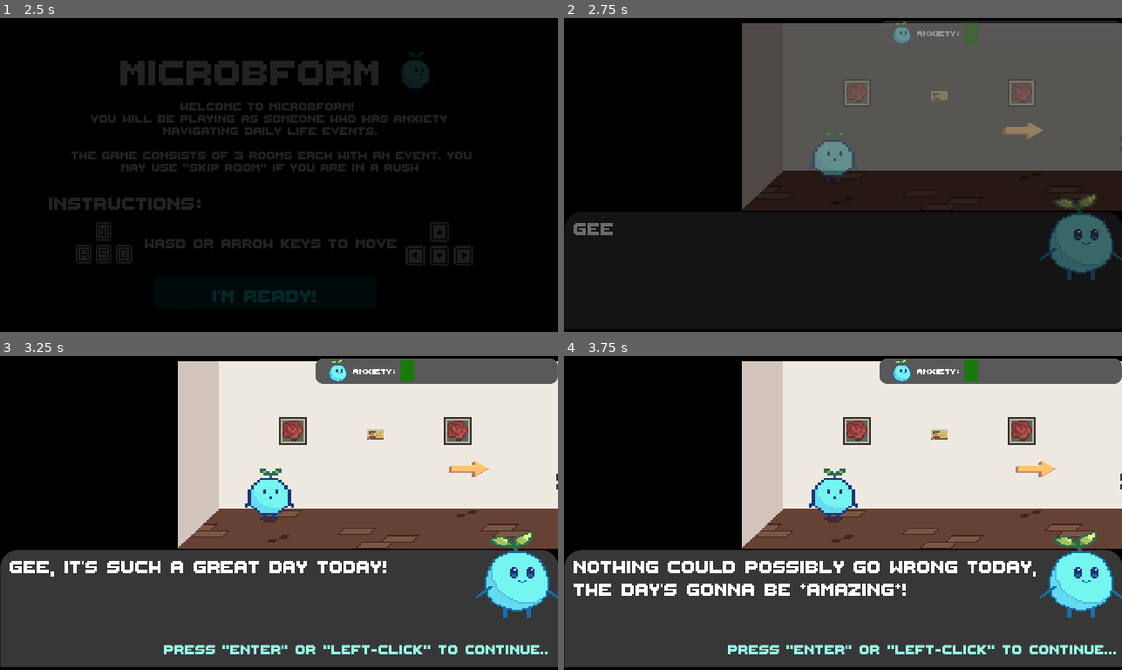
Above: before the commit, frames 1-4 (two rows, left to right).
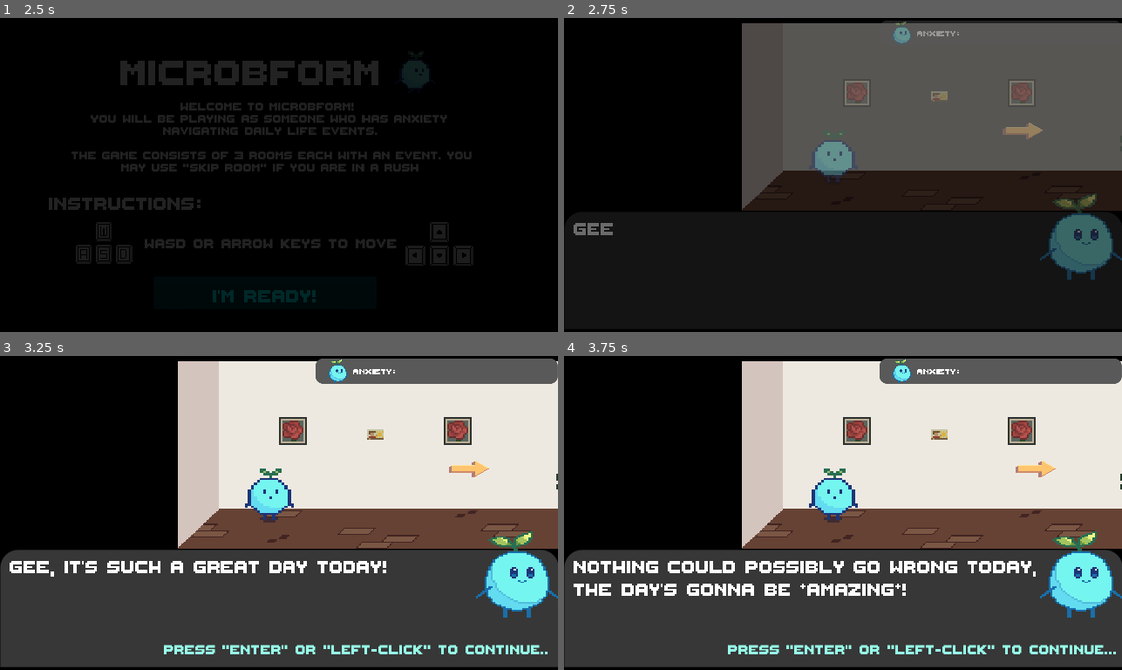
Above: after the commit, the same moments.

Repository: Tkaixiang/Microbform
Game: Godot game, scene res://Rooms/World.tscn
The game is run twice, just before and just after one commit, with the same random seed, the same clock (stepped at 60 frames per second) and the same inputs.
Inputs (mouse positions are in pixels of both pictures, inside the frame that each line leads up to):
- Up to frame 1 (2.5 s): tap Enter (enter) at 0.5, 0.6 s; move the mouse to (401, 159) at 0.52 s; hold Right (ui_right) 0.53-1.25 s; click (401, 159) at 0.67 s; click "Start Game" at 1.25 s; click "i'm ready!" at 2 s
- Up to frame 2 (2.75 s): no input
- Up to frame 3 (3.25 s): drag from (167, 528) to (267, 503) at 2.77 s
- Up to frame 4 (3.75 s): tap Enter (enter) at 3.5, 3.6 s; move the mouse to (898, 443) at 3.52 s; hold Right (ui_right) from 3.53 s (still down)

Frame 1 is identical in both runs. In frame 2, 0.2% of the frame differs, in the area x 71-75%, y 1-9%; in frame 3, 0.2%; in frame 4, 0.2%.

Commit message:
bug fixes

Diff:
--- a/Mindfulhacks/Rooms/FinalScene.gd
+++ b/Mindfulhacks/Rooms/FinalScene.gd
@@ -121,3 +121,4 @@
 
 func _on_Back_pressed():
 	world.gotoScene("res://Rooms/MainMenu.tscn")
+	world.resetAll()
--- a/Mindfulhacks/Rooms/World.gd
+++ b/Mindfulhacks/Rooms/World.gd
@@ -7,7 +7,7 @@
 var scenePath = ""
 var doorDoneState = [false, false, false]
 var doorDones = 0
-var anxietyMeter = 0.1
+var anxietyMeter = 0
 var meter = null
 
 func _ready():
@@ -29,47 +29,54 @@
 	if (meter != null):
 		meter.setAnxietyLevel(anxietyMeter, showAnim)
 
-
+func resetAll():
+	startingRoom = null
+	playerName = ""
+	doorDoneState = [false, false, false]
+	doorDones = 0
+	anxietyMeter = 0
+	meter = null
 func _on_SceneChangeAnime_animation_finished(anim_name):
 
 	if (anim_name == "FadeOut"):
 		self.remove_child(currentScene)
-		# Restore starting room scene instead of re-instancing it
-		if (scenePath.find("StartingRoom") != -1):
-
-
-			if (doorDones != 3):
-				if (startingRoom != null):
-					self.add_child(startingRoom)
-					currentScene = startingRoom
+		if (scenePath.find("MainMenu") != -1 and doorDones == 3):
+			resetAll()
+		else:
+			# Restore starting room scene instead of re-instancing it
+			if (scenePath.find("StartingRoom") != -1):
+				if (doorDones != 3):
+					if (startingRoom != null):
+						self.add_child(startingRoom)
+						currentScene = startingRoom
+					else:
+						var scene = load(scenePath)
+						var sceneInstance = scene.instance()
+						startingRoom = sceneInstance
+						currentScene = sceneInstance
+						self.add_child(sceneInstance)
 				else:
-					var scene = load(scenePath)
+					var scene = load("res://Rooms/FinalScene.tscn")
 					var sceneInstance = scene.instance()
 					startingRoom = sceneInstance
 					currentScene = sceneInstance
 					self.add_child(sceneInstance)
 			else:
-				var scene = load("res://Rooms/FinalScene.tscn")
+				var scene = load(scenePath)
 				var sceneInstance = scene.instance()
-				startingRoom = sceneInstance
+				self.add_child(sceneInstance)
 				currentScene = sceneInstance
-				self.add_child(sceneInstance)
-		else:
-			var scene = load(scenePath)
-			var sceneInstance = scene.instance()
-			self.add_child(sceneInstance)
-			currentScene = sceneInstance
 
-		meter = currentScene.find_node("AnxietyMeter", true, false)
-		if (meter != null):
-			meter.setAnxietyLevel(anxietyMeter)
-		var player = currentScene.find_node("Player", true, false)
-		if (player != null and doorDones != 3):
-			if (doorDoneState[0] == true):
-				player.activateGhosts("bus")
-			if (doorDoneState[1] == true):
-				player.activateGhosts("canteen")
-			if (doorDoneState[2] == true):
-				player.activateGhosts("street")
+			meter = currentScene.find_node("AnxietyMeter", true, false)
+			if (meter != null):
+				meter.setAnxietyLevel(anxietyMeter)
+			var player = currentScene.find_node("Player", true, false)
+			if (player != null and doorDones != 3):
+				if (doorDoneState[0] == true):
+					player.activateGhosts("bus")
+				if (doorDoneState[1] == true):
+					player.activateGhosts("canteen")
+				if (doorDoneState[2] == true):
+					player.activateGhosts("street")
 
 		SceneChangeAnime.play("FadeIn")
--- a/Mindfulhacks/assets/AnxietyMeter/AnxietyMeter.gd
+++ b/Mindfulhacks/assets/AnxietyMeter/AnxietyMeter.gd
@@ -21,7 +21,7 @@
 		nopanic.visible = true
 		mildpanic.visible = false
 		panic.visible = false
-	elif (level >= 0.3):
+	elif (level >= 0.3 and level < 0.6):
 		nopanic.visible = false
 		mildpanic.visible = true
 		panic.visible = false
--- a/Mindfulhacks/assets/Skip/Skip.gd
+++ b/Mindfulhacks/assets/Skip/Skip.gd
@@ -2,16 +2,21 @@
 
 onready var world = self.get_node("/root/World")
 var room = 0
+var anxiety = 0.0
 # Called when the node enters the scene tree for the first time.
 func _ready():
 	if (world.scenePath == "res://Rooms/Bus.tscn"):
 		room = 0
+		anxiety = 0.4
 	elif (world.scenePath == "res://Rooms/Canteen.tscn"):
 		room = 1
+		anxiety = 0.3
 	elif (world.scenePath == "res://Rooms/Streets.tscn"):
 		room = 2
+		anxiety = 0.3
 
 
 func _on_Button_pressed():
 	world.setDoorDone(room)
+	world.setAnxietyMeter(world.get("anxietyMeter") + anxiety, true)
 	world.gotoScene("res://Rooms/StartingRoom.tscn")
